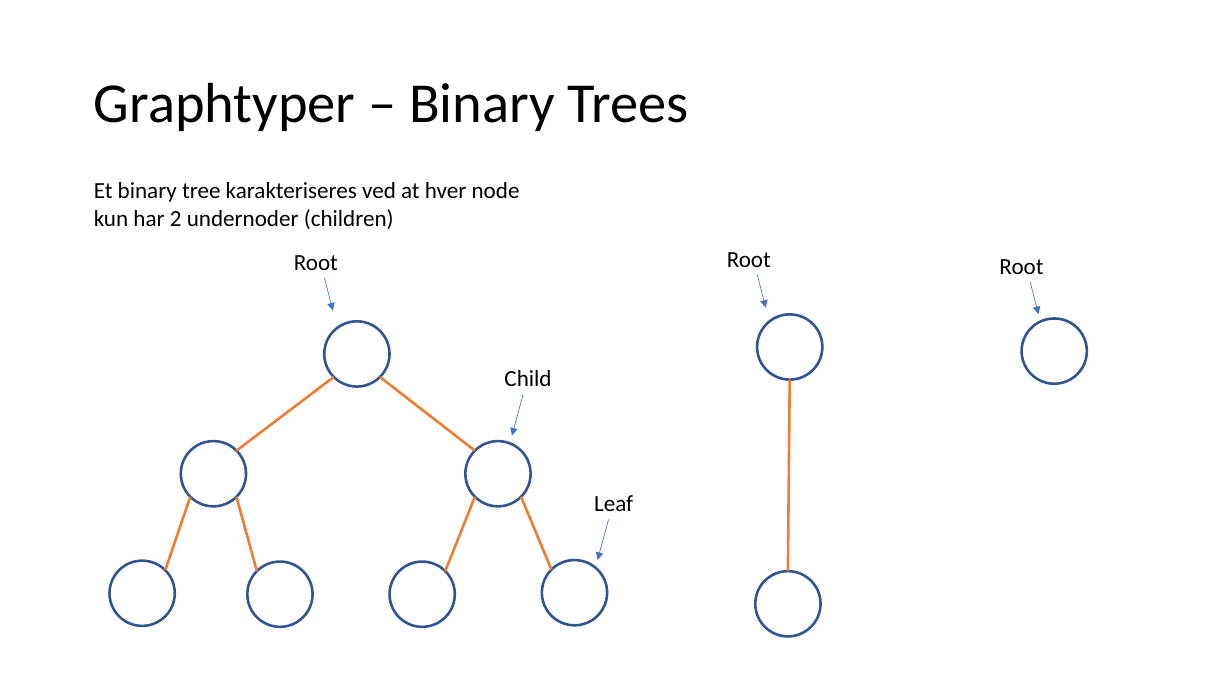
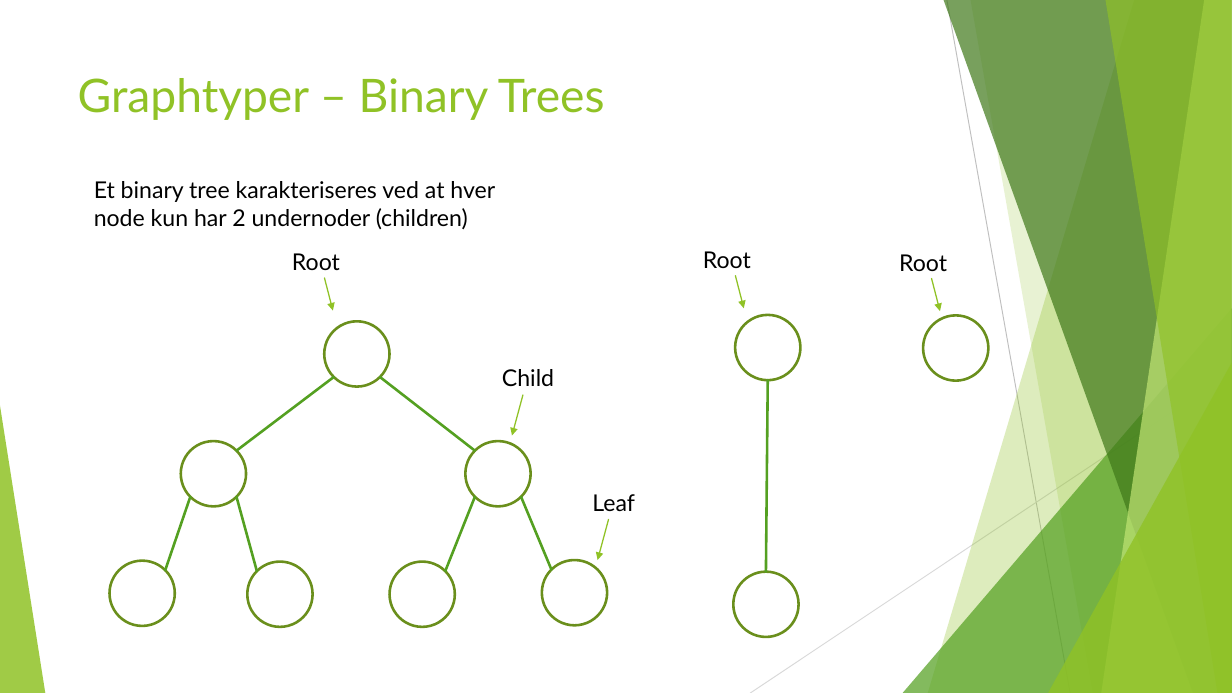
Before and after one commit to FaderVader/CPH_Afgangsprojekt_2022, a slide deck: slide 9 of LogSearcher.pptx (slide 8 before the commit). Drawn at 1232x693 pixels with LibreOffice and Linux fonts; fonts in the diff are those of the drawing. Boxes give left, top, right and bottom in pixels: in the first picture for what was removed or moved away, otherwise in the second. Text is boxed around its words. In the diff, an @@ line names an element or a change of style, - is before the commit and + after.

```diff
--- a/LogSearcher.pptx
+++ b/LogSearcher.pptx
@@ title "Graphtyper – Binary Trees": place and size @@
-title "Graphtyper – Binary Trees" at <box>94,82,689,131</box>
+title "Graphtyper – Binary Trees" at <box>78,78,605,120</box>
@@ title "Graphtyper – Binary Trees" at <box>78,78,605,120</box>: size 44 to 36 pt, font Calibri to Lato, text colour #000000 to #90C226; line spacing 0.9 to 1; vertical alignment middle to top @@
@@ font Calibri to Lato in 6 elements at <box>292,253,340,270</box>, <box>592,494,635,511</box>, <box>502,369,554,387</box>, <box>94,181,495,230</box>, <box>703,251,751,268</box>, <box>899,254,947,271</box> @@
@@ arrow (324, 278) - (333, 311): stroke #4472C4 0.5 pt to #90C226 1 pt @@
@@ 2 ellipses, 1 text, 1 line, 1 arrow: place and size @@
-2 ellipses, 1 text, 1 line, 1 arrow at <box>727,252,823,637</box>
+2 ellipses, 1 text, 1 line, 1 arrow at <box>703,251,801,638</box>
@@ arrow (736, 275) - (744, 309): stroke #4472C4 0.5 pt to #90C226 1 pt @@
@@ 1 text, 1 ellipse, 1 arrow: place and size @@
-1 text, 1 ellipse, 1 arrow at <box>999,259,1088,384</box>
+1 text, 1 ellipse, 1 arrow at <box>899,254,989,381</box>
@@ arrow (932, 278) - (940, 311): stroke #4472C4 0.5 pt to #90C226 1 pt @@
@@ outline #325491 2 pt to #6B901C 2 pt in 10 elements at <box>181,441,247,506</box>, <box>324,322,390,387</box>, <box>542,560,607,626</box>, <box>466,441,531,506</box>, <box>248,562,313,628</box>, <box>109,561,175,627</box>, <box>390,562,456,628</box>, <box>734,572,799,638</box>, <box>736,315,801,381</box>, <box>923,315,989,381</box> @@
@@ line (237, 451) - (334, 377): stroke #ED7D31 2 pt to #54A021 2 pt @@
@@ line (380, 377) - (475, 451): stroke #ED7D31 2 pt to #54A021 2 pt @@
@@ line (768, 380) - (766, 572): stroke #ED7D31 2 pt to #54A021 2 pt @@
@@ group added at <box>0,0,1232,693</box>: 5 freeform shapes, 3 triangles, 2 lines @@
@@ arrow (523, 395) - (512, 435): stroke #4472C4 0.5 pt to #90C226 1 pt @@
@@ line (165, 570) - (190, 497): stroke #ED7D31 2 pt to #54A021 2 pt @@
@@ line (237, 497) - (257, 571): stroke #ED7D31 2 pt to #54A021 2 pt @@
@@ line (475, 497) - (445, 571): stroke #ED7D31 2 pt to #54A021 2 pt @@
@@ line (521, 497) - (552, 569): stroke #ED7D31 2 pt to #54A021 2 pt @@
@@ arrow (609, 519) - (598, 560): stroke #4472C4 0.5 pt to #90C226 1 pt @@
```
Also in this commit, not shown: 17 other slides changed, 1 slide added, 1 other file.
